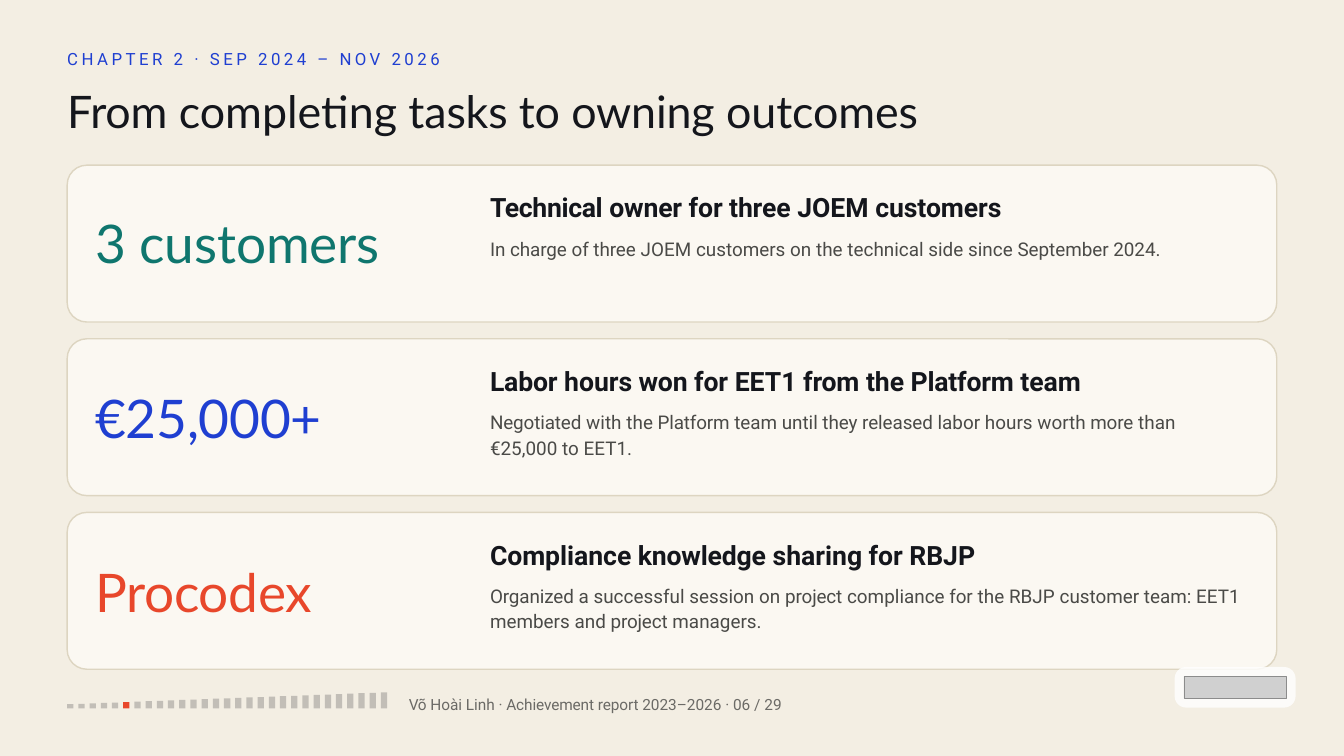
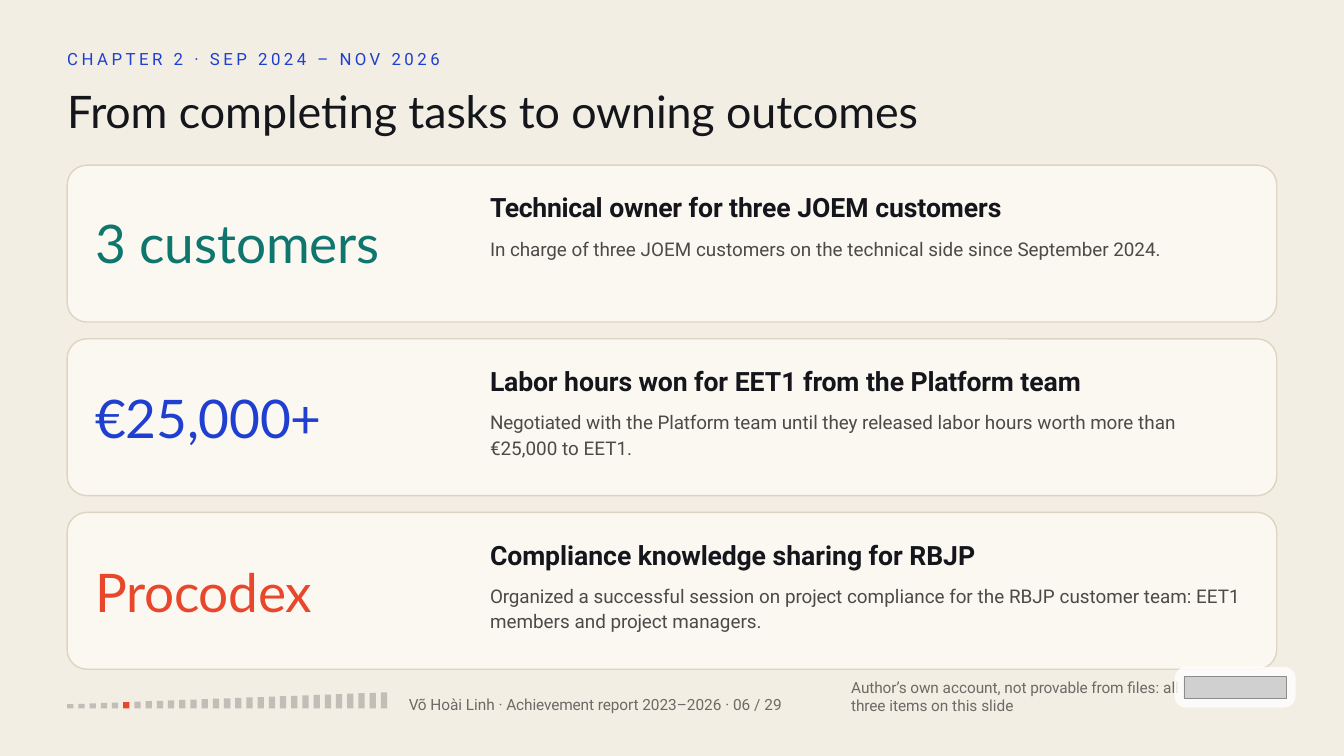
Before and after one commit to vohoailinh90/Multiple-report, a slide deck: slide 6 of reports/achievement-2023-2026/Linh_Vo_3-Year_Achievement_Report.pptx. Drawn at 1344x756 pixels with LibreOffice and Linux fonts; fonts in the diff are those of the drawing; grey boxes stand for pictures. Boxes give left, top, right and bottom in pixels: in the first picture for what was removed or moved away, otherwise in the second. Text is boxed around its words. In the diff, an @@ line names an element or a change of style, - is before the commit and + after.

```diff
--- a/reports/achievement-2023-2026/Linh_Vo_3-Year_Achievement_Report.pptx
+++ b/reports/achievement-2023-2026/Linh_Vo_3-Year_Achievement_Report.pptx
@@ text added at <box>851,681,1179,711</box>, 16.5 pt, text #6B6A66 @@
+Author’s own account, not provable from files: all three items on this slide
```
Also in this commit, not shown: 6 other slides changed, 1 other file.
